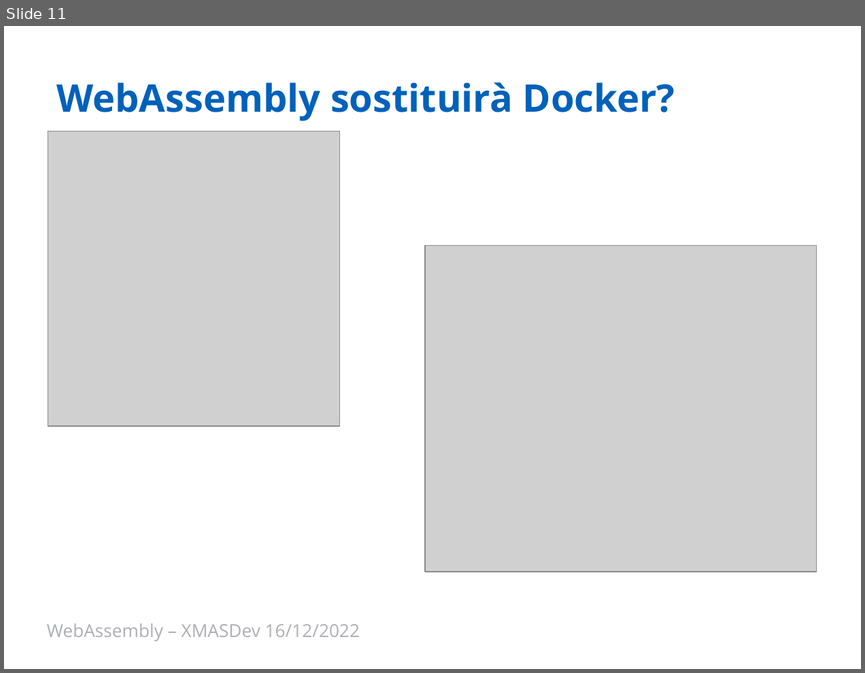
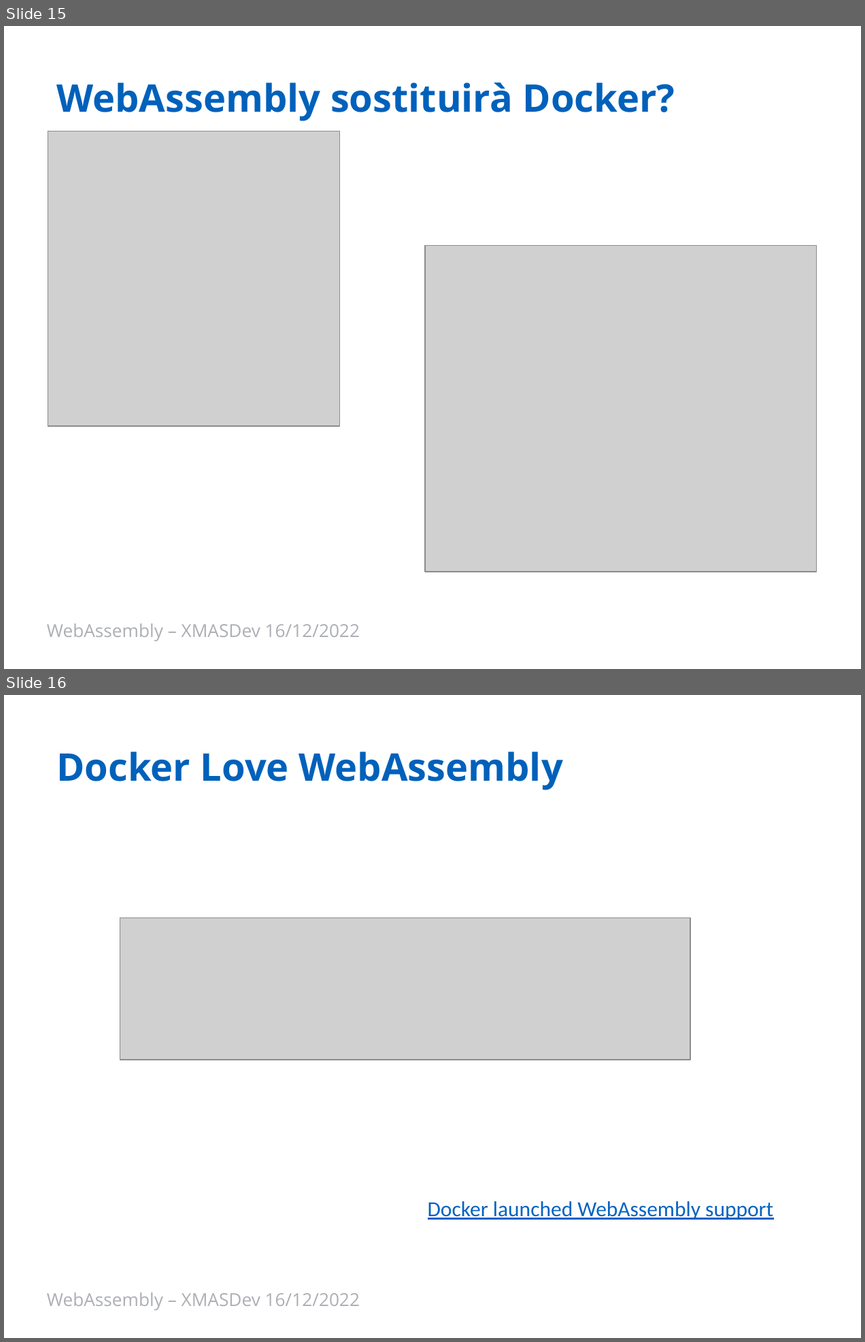
Before and after one commit to Ace68/slide, a slide deck: 2022/XMasDev/WebAssembly.pptx. Shown one above the other, each under a label of ours: slide 11 before the commit, slides 15 and 16 after it. The pictures are 865x673 and 865x1342 pixels, drawn with LibreOffice and Linux fonts; fonts in the diff are those of the drawing; grey boxes stand for pictures; background and template pictures are left out. Boxes give left, top, right and bottom in pixels: in the first picture for what was removed or moved away, otherwise in the second. Text is boxed around its words. In the diff, an @@ line names an element or a change of style, - is before the commit and + after.

```diff
--- a/2022/XMasDev/WebAssembly.pptx
+++ b/2022/XMasDev/WebAssembly.pptx
@@ slide 16 added at <box>4,695,861,1338</box>, background #FFFFFF @@
@@ title added at <box>56,751,563,790</box>, 32 pt, text #0061BB, bold @@
+Docker Love WebAssembly
@@ picture added at <box>120,918,690,1060</box> @@
@@ text added at <box>428,1201,773,1219</box>, 18 pt, text #0563C1, underline @@
+Docker launched WebAssembly support
@@ text added at <box>47,1292,360,1310</box>, 15 pt, text #ADAFB4 @@
+WebAssembly – XMASDev 16/12/2022
@@ what was slide 11 is now slide 15 @@
```
Also in this commit, not shown: 6 slides changed, 8 other slides added, 3 slides removed, 1 other file.
